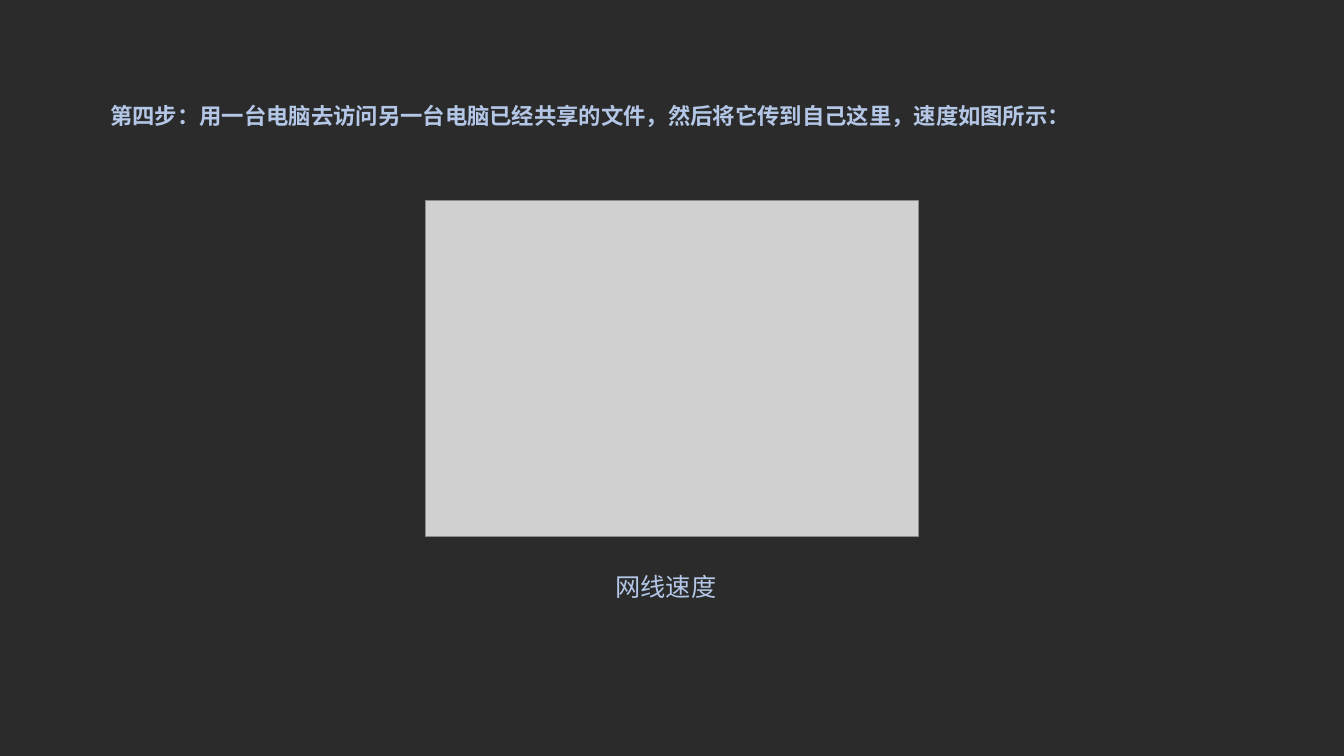
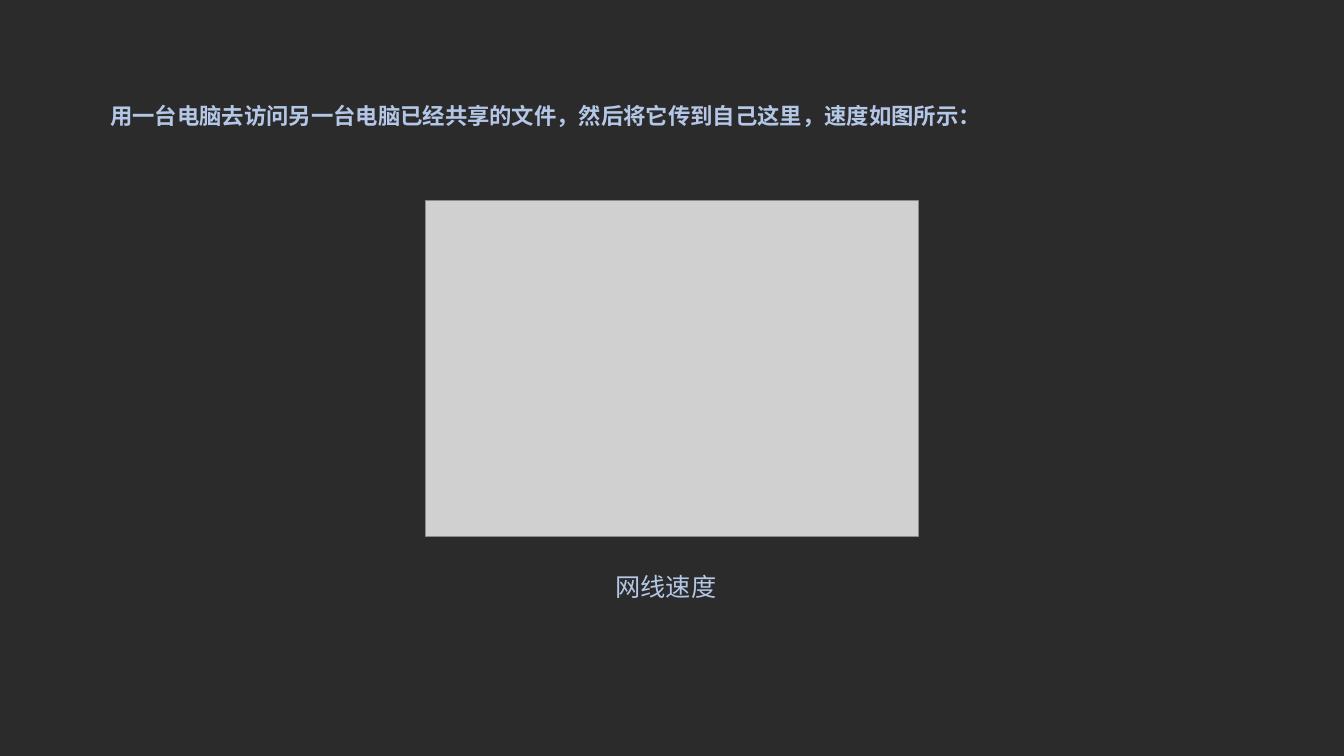
Before and after one commit to lhl1/lhl1.github.io, a slide deck: slide 6 of other/204实验.pptx. Drawn at 1344x756 pixels with LibreOffice and Linux fonts; fonts in the diff are those of the drawing; grey boxes stand for pictures; background and template pictures are left out; a plain dark background stands for a picture behind light text. Boxes give left, top, right and bottom in pixels: in the first picture for what was removed or moved away, otherwise in the second. Text is boxed around its words. In the diff, an @@ line names an element or a change of style, - is before the commit and + after.

```diff
--- a/other/204实验.pptx
+++ b/other/204实验.pptx
@@ title at (110, 105, 980, 127): text changed @@
-第四步：用一台电脑去访问另一台电脑已经共享的文件，然后将它传到自己这里，速度如图所示：
+用一台电脑去访问另一台电脑已经共享的文件，然后将它传到自己这里，速度如图所示：
```
Also in this commit, not shown: 6 other slides changed, 1 slide added, 39 other files.
